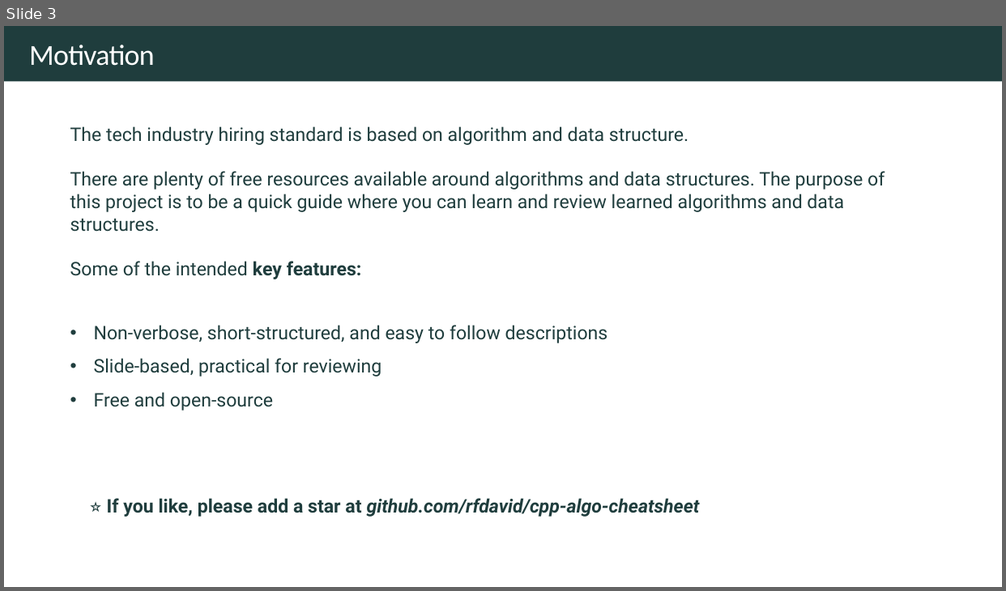
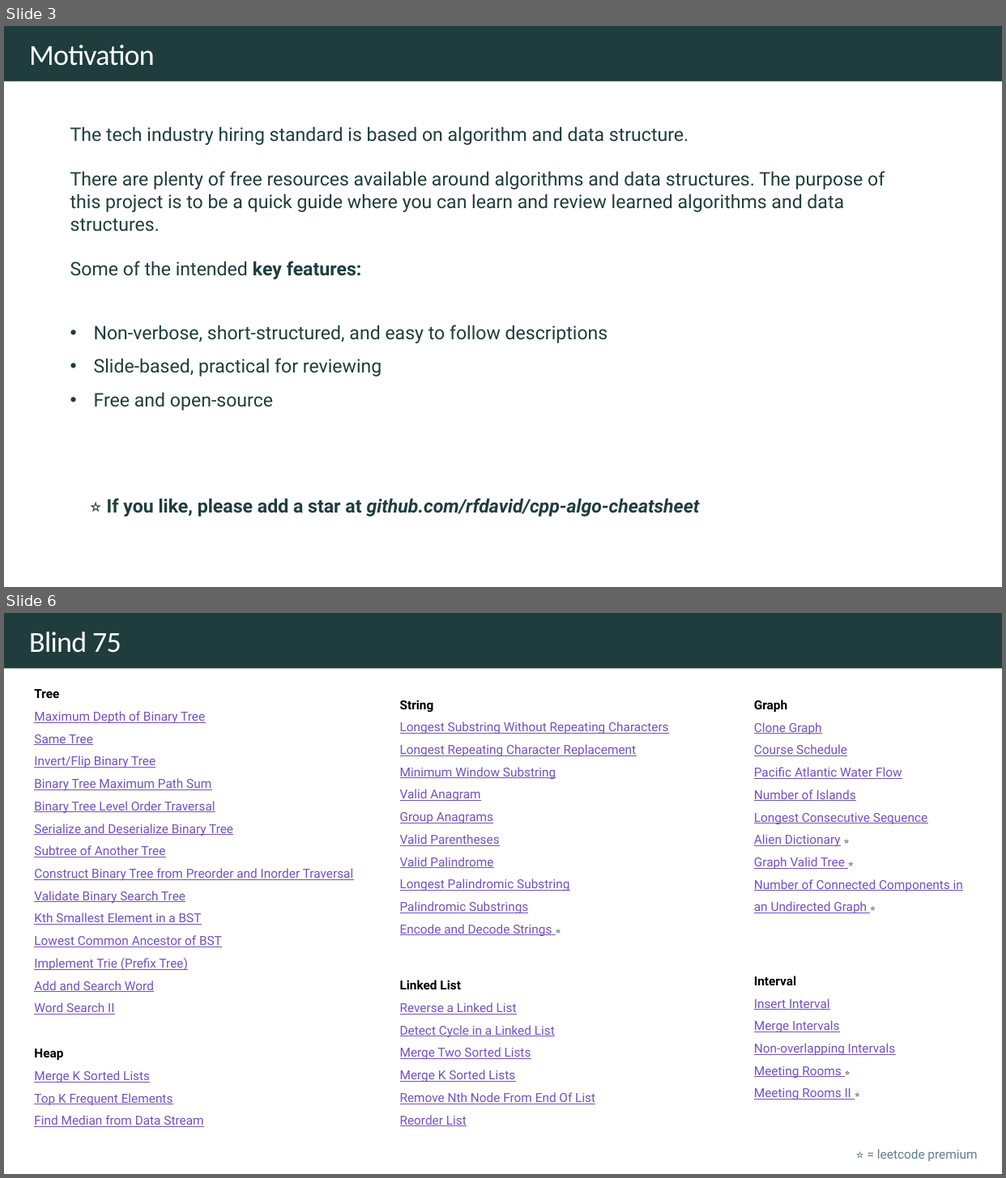
Before and after one commit to rfdavid/coding-interview-handbook-cpp, a slide deck: Algorithm and problem Solving Cheatsheet.pptm. Shown one above the other, each under a label of ours: slide 3 before the commit, slides 3 and 6 after it; the slides between them are not shown. The pictures are 1006x591 and 1006x1178 pixels, drawn with LibreOffice and Linux fonts; fonts in the diff are those of the drawing. Boxes give left, top, right and bottom in pixels: in the first picture for what was removed or moved away, otherwise in the second. Text is boxed around its words. In the diff, an @@ line names an element or a change of style, - is before the commit and + after.

Commit message:
Added two sum and blind 75 list

```diff
--- a/Algorithm and problem Solving Cheatsheet.pptm
+++ b/Algorithm and problem Solving Cheatsheet.pptm
@@ slide 6 added at [4, 613, 1002, 1174], background #FFFFFF; not listed: 1 template element that a slide beside it also shows @@
@@ text added at [29, 632, 121, 653], 28 pt, text #FFFFFF @@
+Blind 75
@@ text added at [34, 689, 354, 1015], 12 pt, text #7351C5, underline @@
+Tree
+Maximum Depth of Binary Tree
+Same Tree
+Invert/Flip Binary Tree
+Binary Tree Maximum Path Sum
+Binary Tree Level Order Traversal
+Serialize and Deserialize Binary Tree
+Subtree of Another Tree
+Construct Binary Tree from Preorder and Inorder Traversal
+Validate Binary Search Tree
+Kth Smallest Element in a BST
+Lowest Common Ancestor of BST
+Implement Trie (Prefix Tree)
+Add and Search Word
+Word Search II
@@ text added at [400, 700, 668, 936], 12 pt, text #7351C5, underline @@
+String
+Longest Substring Without Repeating Characters
+Longest Repeating Character Replacement
+Minimum Window Substring
+Valid Anagram
+Group Anagrams
+Valid Parentheses
+Valid Palindrome
+Longest Palindromic Substring
+Palindromic Substrings
+Encode and Decode Strings ⭐
@@ text added at [754, 700, 963, 914], 12 pt, text #7351C5, underline @@
+Graph
+Clone Graph
+Course Schedule
+Pacific Atlantic Water Flow
+Number of Islands
+Longest Consecutive Sequence
+Alien Dictionary ⭐
+Graph Valid Tree ⭐
+Number of Connected Components in an Undirected Graph ⭐
@@ text added at [754, 976, 896, 1100], 12 pt, text #7351C5, underline @@
+Interval
+Insert Interval
+Merge Intervals
+Non-overlapping Intervals
+Meeting Rooms ⭐
+Meeting Rooms II ⭐
@@ text added at [400, 980, 595, 1127], 12 pt, text #7351C5, underline @@
+Linked List
+Reverse a Linked List
+Detect Cycle in a Linked List
+Merge Two Sorted Lists
+Merge K Sorted Lists
+Remove Nth Node From End Of List
+Reorder List
@@ text added at [34, 1049, 203, 1127], 12 pt, text #7351C5, underline @@
+Heap
+Merge K Sorted Lists
+Top K Frequent Elements
+Find Median from Data Stream
@@ text added at [877, 1149, 977, 1161], 12 pt, text #607D8B @@
+⭐ = leetcode premium
```
Also in this commit, not shown: 6 slides changed, 4 other slides added, 10 other files.
